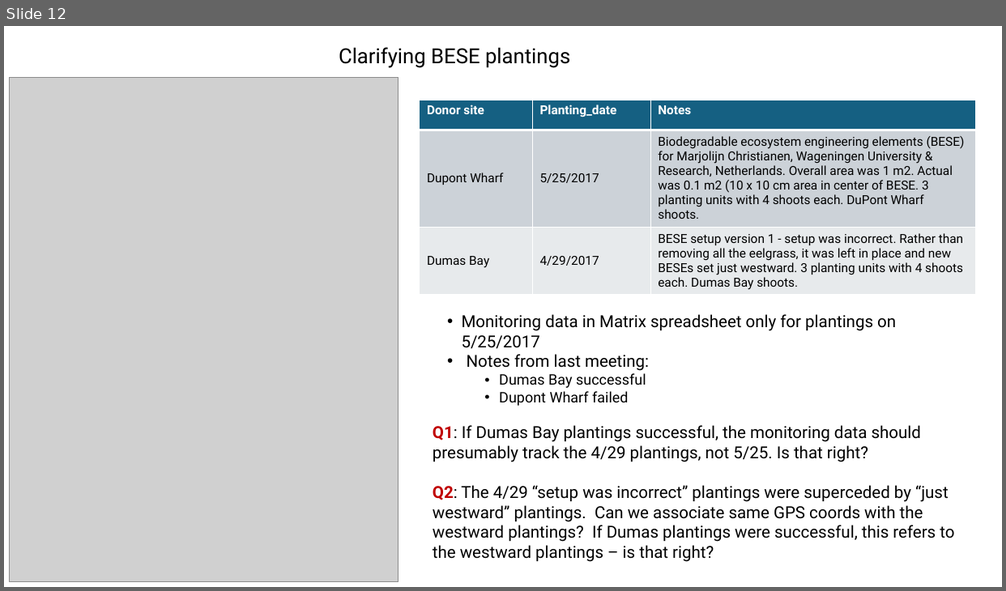
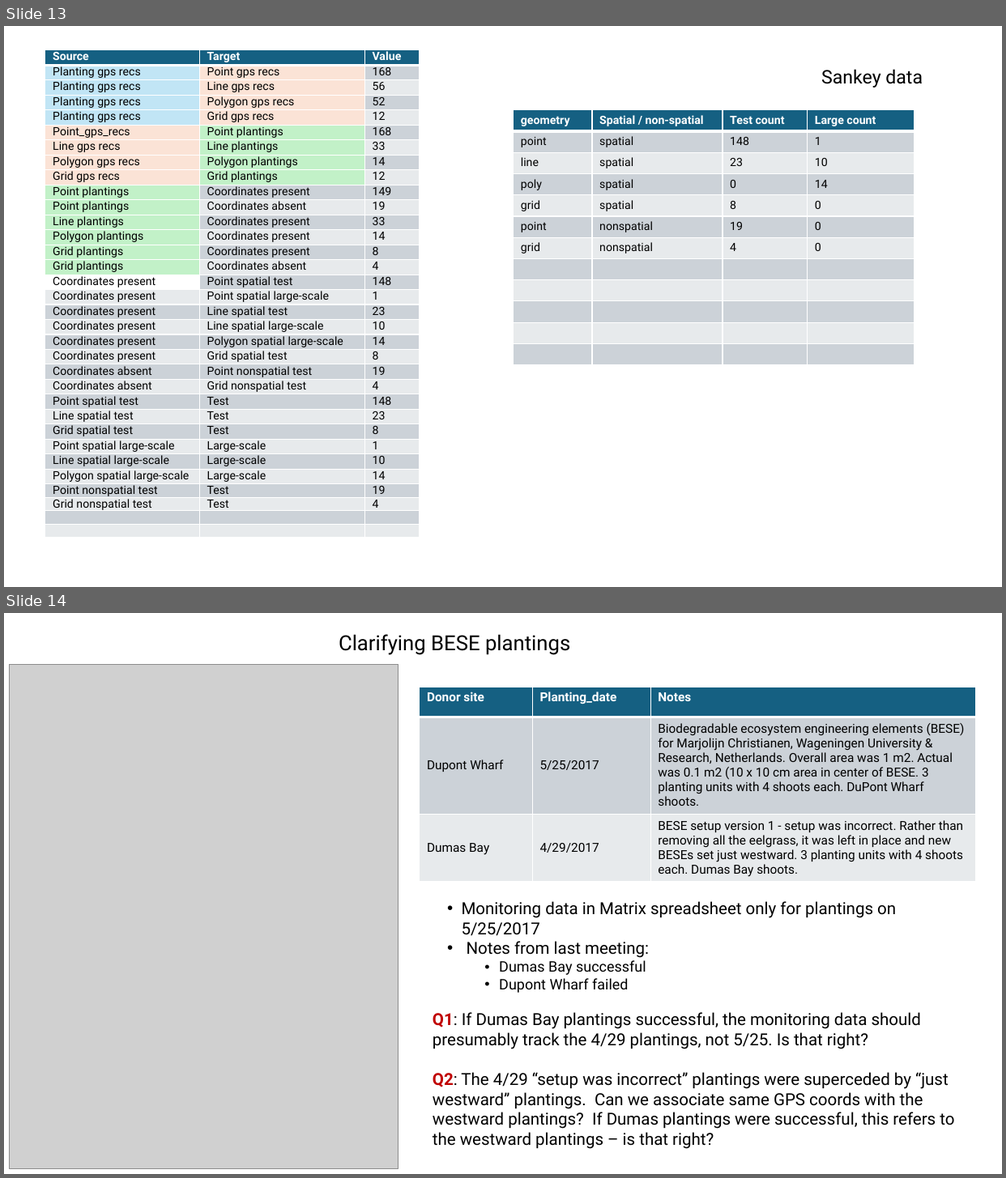
Before and after one commit to WA-Nearshore/seagrass-restoration-processing, a slide deck: docs/seagrass_restoration_storymap_notes.pptx. Shown one above the other, each under a label of ours: slide 12 before the commit, slides 13 and 14 after it. The pictures are 1006x591 and 1006x1178 pixels, drawn with LibreOffice and Linux fonts; fonts in the diff are those of the drawing; grey boxes stand for pictures. Boxes give left, top, right and bottom in pixels: in the first picture for what was removed or moved away, otherwise in the second. Text is boxed around its words. In the diff, an @@ line names an element or a change of style, - is before the commit and + after.

Commit message:
Started create-lyrs with planting accounting.

```diff
--- a/docs/seagrass_restoration_storymap_notes.pptx
+++ b/docs/seagrass_restoration_storymap_notes.pptx
@@ slide 13 added at box(4, 26, 1002, 587), background #FFFFFF @@
@@ table added at box(45, 50, 420, 539), 33 rows, 3 columns @@
+Source | Target | Value
+Planting gps recs | Point gps recs | 168
+Planting gps recs | Line gps recs | 56
+Planting gps recs | Polygon gps recs | 52
+Planting gps recs | Grid gps recs | 12
+Point_gps_recs | Point plantings | 168
+Line gps recs | Line plantings | 33
+Polygon gps recs | Polygon plantings | 14
+Grid gps recs | Grid plantings | 12
+Point plantings | Coordinates present | 149
+Point plantings | Coordinates absent | 19
+Line plantings | Coordinates present | 33
+Polygon plantings | Coordinates present | 14
+Grid plantings | Coordinates present | 8
+Grid plantings | Coordinates absent | 4
+Coordinates present | Point spatial test | 148
+Coordinates present | Point spatial large-scale | 1
+Coordinates present | Line spatial test | 23
+Coordinates present | Line spatial large-scale | 10
+Coordinates present | Polygon spatial large-scale | 14
+Coordinates present | Grid spatial test | 8
+Coordinates absent | Point nonspatial test | 19
+Coordinates absent | Grid nonspatial test | 4
+Point spatial test | Test | 148
+Line spatial test | Test | 23
+Grid spatial test | Test | 8
+Point spatial large-scale | Large-scale | 1
+Line spatial large-scale | Large-scale | 10
+Polygon spatial large-scale | Large-scale | 14
+Point nonspatial test | Test | 19
+Grid nonspatial test | Test | 4
+ |  | 
+ |  | 
@@ text added at box(821, 69, 923, 88), 18 pt, text #000000 @@
+Sankey data
@@ table added at box(513, 110, 913, 365), 12 rows, 4 columns @@
+geometry | Spatial / non-spatial | Test count | Large count
+point | spatial | 148 | 1
+line | spatial | 23 | 10
+poly | spatial | 0 | 14
+grid | spatial | 8 | 0
+point | nonspatial | 19 | 0
+grid | nonspatial | 4 | 0
+ |  |  | 
+ |  |  | 
+ |  |  | 
+ |  |  | 
+ |  |  | 
@@ what was slide 12 is now slide 14 @@
```
Also in this commit, not shown: 1 slide changed, 1 other slide added, 50 other files.
